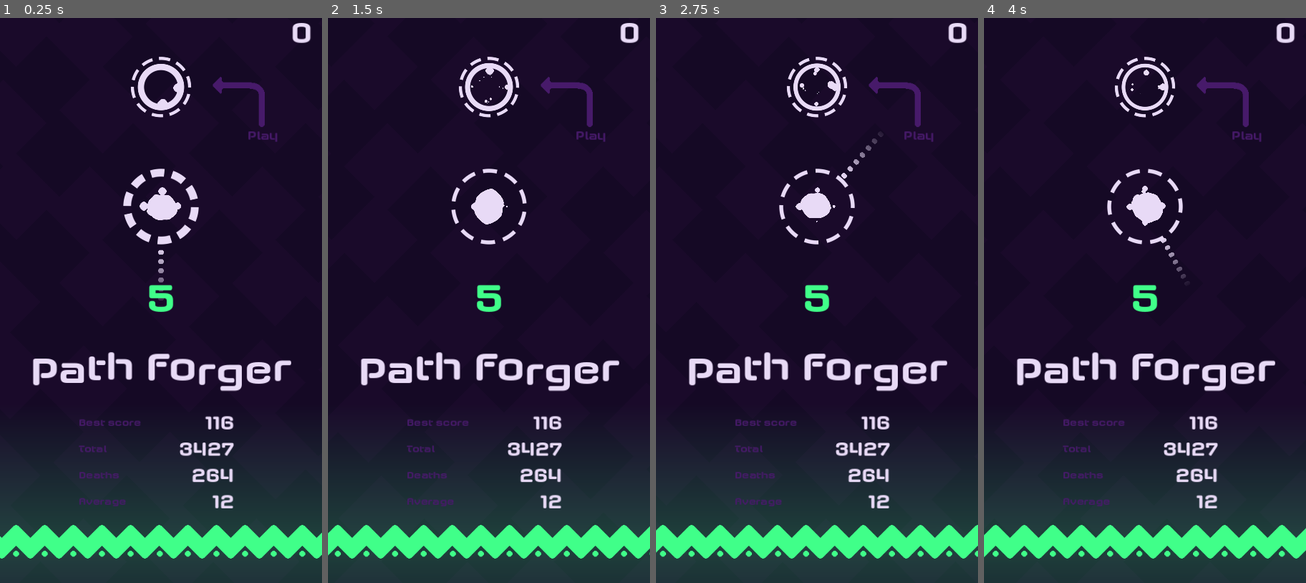
Above: before the commit, frames 1-4 (left to right).
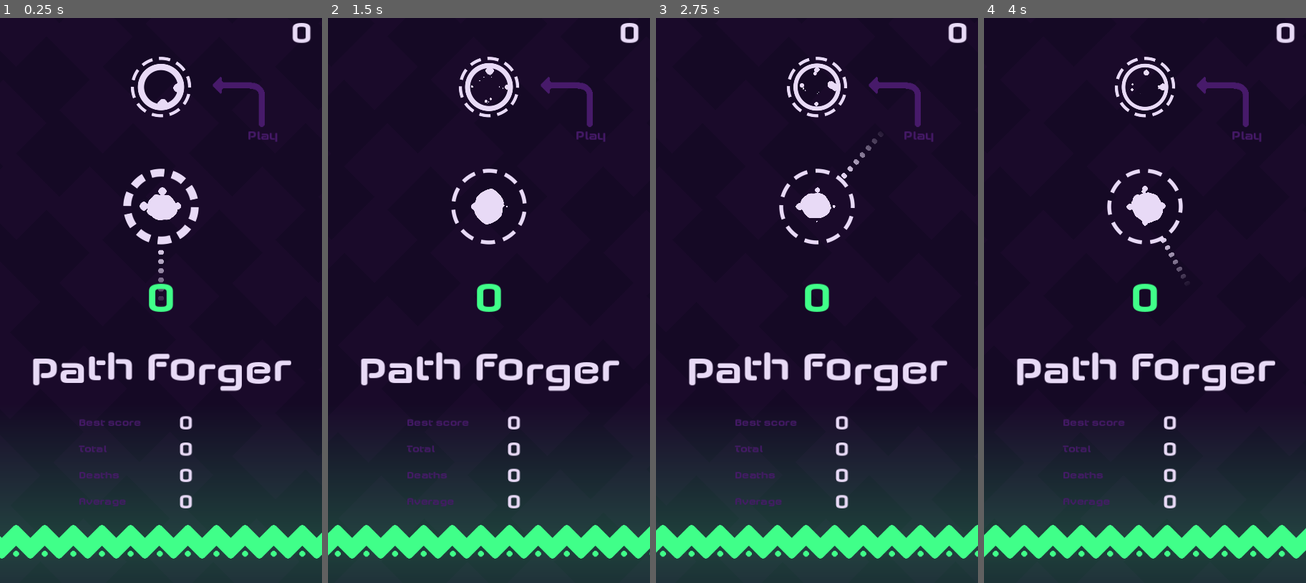
Above: after the commit, the same moments.

Repository: FrancoYudica/PathForger-GodotWildJam-04-2024
Game: Godot game, scene res://levels/level.tscn
Same seed, same stepped clock (60 frames per second), same inputs: the game is played once before the commit and once after it.
Inputs (mouse positions are in pixels of both pictures, inside the frame that each line leads up to):
- Up to frame 1 (0.25 s): no input
- Up to frame 2 (1.5 s): tap Enter (ui_accept) at 0.5, 0.77 s; move the mouse to (559, 266) at 0.52 s; press the mouse at (559, 266) at 0.53 s; hold D 0.53-1.28 s; move the mouse to (424, 323) at 1.27 s; release the mouse at (424, 323) at 1.28 s; hold S from 1.28 s (still down); tap F at 1.35 s
- Up to frame 3 (2.75 s): tap Enter (ui_accept) at 1.52 s; move the mouse to (849, 170) at 2.02 s; release S at 2.03 s; hold D from 2.03 s (still down); tap Space at 2.1 s
- Up to frame 4 (4 s): move the mouse to (1128, 413) at 2.77 s; release D at 2.78 s; hold W 2.78-3.53 s; click (1128, 413) at 2.85 s; tap Enter (ui_accept) at 3.02, 3.77 s; move the mouse to (1241, 379) at 3.52 s; hold A from 3.53 s (still down); hold F from 3.53 s (still down)

The runs differ from the first frame. In frame 1, 1.0% of the frame differs, in the area x 46-73%, y 46-87%; in frame 2, 1.0%; in frame 3, 1.0%; in frame 4, 1.0%.

Commit message:
Last polish before publish

Diff:
--- a/levels/level.tscn
+++ b/levels/level.tscn
@@ -456,10 +456,10 @@
 anchor_top = 1.0
 anchor_right = 0.5
 anchor_bottom = 1.0
-offset_left = -64.0
-offset_top = -128.0
-offset_right = 64.0
-offset_bottom = 0.0078125
+offset_left = 206.0
+offset_top = 832.0
+offset_right = 334.0
+offset_bottom = 960.008
 grow_horizontal = 2
 grow_vertical = 0
 script = ExtResource("32_bbjcv")
--- a/levels/level_segments/scenes/0_easy/level_segment_easy_0.tscn
+++ b/levels/level_segments/scenes/0_easy/level_segment_easy_0.tscn
@@ -1,7 +1,9 @@
-[gd_scene load_steps=3 format=3 uid="uid://bj4avtwsfjmws"]
+[gd_scene load_steps=5 format=3 uid="uid://bj4avtwsfjmws"]
 
 [ext_resource type="PackedScene" uid="uid://bx725glmajui7" path="res://levels/level_segments/base_level_segment.tscn" id="1_2xuyw"]
 [ext_resource type="PackedScene" uid="uid://ju0p3v6aejso" path="res://entities/path_node/path_node.tscn" id="2_taih1"]
+[ext_resource type="PackedScene" uid="uid://d1hxvggpamueq" path="res://entities/obstacles/square/square_32px.tscn" id="3_7f0qk"]
+[ext_resource type="Script" path="res://entities/obstacles/FixedRotationComponent.gd" id="4_cnsyv"]
 
 [node name="LevelSegmentEasy" instance=ExtResource("1_2xuyw")]
 
@@ -15,3 +17,15 @@
 
 [node name="PathNode3" parent="." index="5" instance=ExtResource("2_taih1")]
 position = Vector2(0, -400)
+
+[node name="ObstacleSquare32px" parent="." index="6" instance=ExtResource("3_7f0qk")]
+position = Vector2(100, -100)
+
+[node name="FixedRotationComponent" type="Node2D" parent="ObstacleSquare32px" index="1"]
+script = ExtResource("4_cnsyv")
+
+[node name="ObstacleSquare32px2" parent="." index="7" instance=ExtResource("3_7f0qk")]
+position = Vector2(-100, -300)
+
+[node name="FixedRotationComponent" type="Node2D" parent="ObstacleSquare32px2" index="1"]
+script = ExtResource("4_cnsyv")
--- a/levels/level_segments/scenes/0_easy/level_segment_easy_1.tscn
+++ b/levels/level_segments/scenes/0_easy/level_segment_easy_1.tscn
@@ -1,7 +1,9 @@
-[gd_scene load_steps=3 format=3 uid="uid://dgdt453qqqyc4"]
+[gd_scene load_steps=5 format=3 uid="uid://dgdt453qqqyc4"]
 
 [ext_resource type="PackedScene" uid="uid://bx725glmajui7" path="res://levels/level_segments/base_level_segment.tscn" id="1_tvumo"]
 [ext_resource type="PackedScene" uid="uid://ju0p3v6aejso" path="res://entities/path_node/path_node.tscn" id="2_nhkle"]
+[ext_resource type="PackedScene" uid="uid://d1hxvggpamueq" path="res://entities/obstacles/square/square_32px.tscn" id="3_8es81"]
+[ext_resource type="Script" path="res://entities/obstacles/FixedRotationComponent.gd" id="4_pbk8n"]
 
 [node name="LevelSegmentEasy" instance=ExtResource("1_tvumo")]
 
@@ -58,3 +60,39 @@
 
 [node name="PathNode3" parent="EvenRow3" index="1" instance=ExtResource("2_nhkle")]
 position = Vector2(-100, 0)
+
+[node name="ObstacleSquare32px" parent="." index="9" instance=ExtResource("3_8es81")]
+position = Vector2(-200, -600)
+
+[node name="FixedRotationComponent" type="Node2D" parent="ObstacleSquare32px" index="1"]
+script = ExtResource("4_pbk8n")
+
+[node name="ObstacleSquare32px3" parent="." index="10" instance=ExtResource("3_8es81")]
+position = Vector2(-200, -200)
+
+[node name="FixedRotationComponent" type="Node2D" parent="ObstacleSquare32px3" index="1"]
+script = ExtResource("4_pbk8n")
+
+[node name="ObstacleSquare32px4" parent="." index="11" instance=ExtResource("3_8es81")]
+position = Vector2(200, -200)
+
+[node name="FixedRotationComponent" type="Node2D" parent="ObstacleSquare32px4" index="1"]
+script = ExtResource("4_pbk8n")
+
+[node name="ObstacleSquare32px5" parent="." index="12" instance=ExtResource("3_8es81")]
+position = Vector2(200, -1000)
+
+[node name="FixedRotationComponent" type="Node2D" parent="ObstacleSquare32px5" index="1"]
+script = ExtResource("4_pbk8n")
+
+[node name="ObstacleSquare32px6" parent="." index="13" instance=ExtResource("3_8es81")]
+position = Vector2(-200, -1000)
+
+[node name="FixedRotationComponent" type="Node2D" parent="ObstacleSquare32px6" index="1"]
+script = ExtResource("4_pbk8n")
+
+[node name="ObstacleSquare32px2" parent="." index="14" instance=ExtResource("3_8es81")]
+position = Vector2(200, -600)
+
+[node name="FixedRotationComponent" type="Node2D" parent="ObstacleSquare32px2" index="1"]
+script = ExtResource("4_pbk8n")
--- a/levels/level_segments/scenes/0_easy/level_segment_easy_2.tscn
+++ b/levels/level_segments/scenes/0_easy/level_segment_easy_2.tscn
@@ -1,7 +1,9 @@
-[gd_scene load_steps=3 format=3 uid="uid://c8d3p2i1oison"]
+[gd_scene load_steps=5 format=3 uid="uid://c8d3p2i1oison"]
 
 [ext_resource type="PackedScene" uid="uid://bx725glmajui7" path="res://levels/level_segments/base_level_segment.tscn" id="1_64y60"]
 [ext_resource type="PackedScene" uid="uid://ju0p3v6aejso" path="res://entities/path_node/path_node.tscn" id="2_cot6g"]
+[ext_resource type="PackedScene" uid="uid://cns5milwove2n" path="res://entities/obstacles/square/square_64px.tscn" id="3_b4s0f"]
+[ext_resource type="Script" path="res://entities/obstacles/FixedRotationComponent.gd" id="4_ehal5"]
 
 [node name="LevelSegmentEasy" instance=ExtResource("1_64y60")]
 
@@ -24,3 +26,27 @@
 
 [node name="PathNode5" parent="." index="8" instance=ExtResource("2_cot6g")]
 position = Vector2(-100, -800)
+
+[node name="ObstacleSquare64px" parent="." index="9" instance=ExtResource("3_b4s0f")]
+position = Vector2(-200, -200)
+
+[node name="FixedRotationComponent" type="Node2D" parent="ObstacleSquare64px" index="1"]
+script = ExtResource("4_ehal5")
+
+[node name="ObstacleSquare64px2" parent="." index="10" instance=ExtResource("3_b4s0f")]
+position = Vector2(-200, -600)
+
+[node name="FixedRotationComponent" type="Node2D" parent="ObstacleSquare64px2" index="1"]
+script = ExtResource("4_ehal5")
+
+[node name="ObstacleSquare64px3" parent="." index="11" instance=ExtResource("3_b4s0f")]
+position = Vector2(200, -800)
+
+[node name="FixedRotationComponent" type="Node2D" parent="ObstacleSquare64px3" index="1"]
+script = ExtResource("4_ehal5")
+
+[node name="ObstacleSquare64px4" parent="." index="12" instance=ExtResource("3_b4s0f")]
+position = Vector2(200, -400)
+
+[node name="FixedRotationComponent" type="Node2D" parent="ObstacleSquare64px4" index="1"]
+script = ExtResource("4_ehal5")
--- a/project.godot
+++ b/project.godot
@@ -10,9 +10,10 @@
 
 [application]
 
-config/name="Godot Wild Jam-04-2024"
+config/name="Path Forger"
 run/main_scene="res://levels/level.tscn"
 config/features=PackedStringArray("4.2", "Forward Plus")
+boot_splash/bg_color=Color(0.141176, 0.141176, 0.141176, 1)
 config/icon="res://icon.svg"
 
 [autoload]
--- a/resources/score_data.tres
+++ b/resources/score_data.tres
@@ -1,10 +1,10 @@
-[gd_resource type="Resource" script_class="ScoreData" load_steps=2 format=3]
+[gd_resource type="Resource" script_class="ScoreData" load_steps=2 format=3 uid="uid://p8qmxge11ylm"]
 
 [ext_resource type="Script" path="res://levels/ScoreData.gd" id="1_ho2u7"]
 
 [resource]
 script = ExtResource("1_ho2u7")
-last_score = 5
-total = 3427
-best = 116
-deaths = 264
+last_score = 0
+total = 0
+best = 0
+deaths = 0
Not shown: 1 places in levels/level.tscn that only renumber resources
